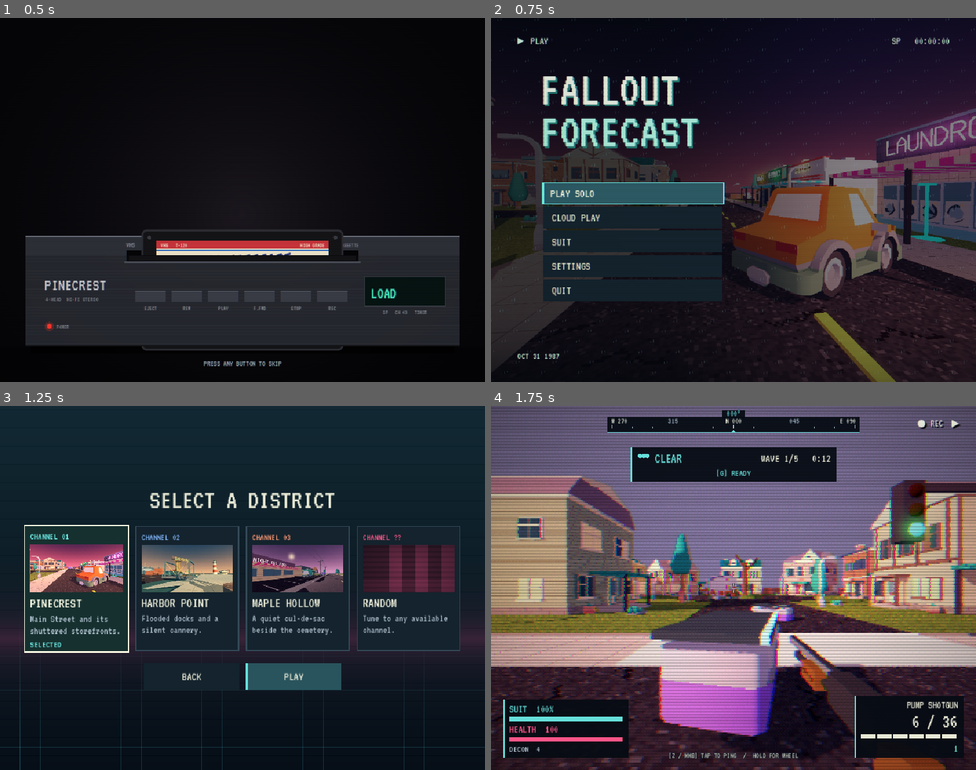
Above: before the commit, frames 1-4 (two rows, left to right).
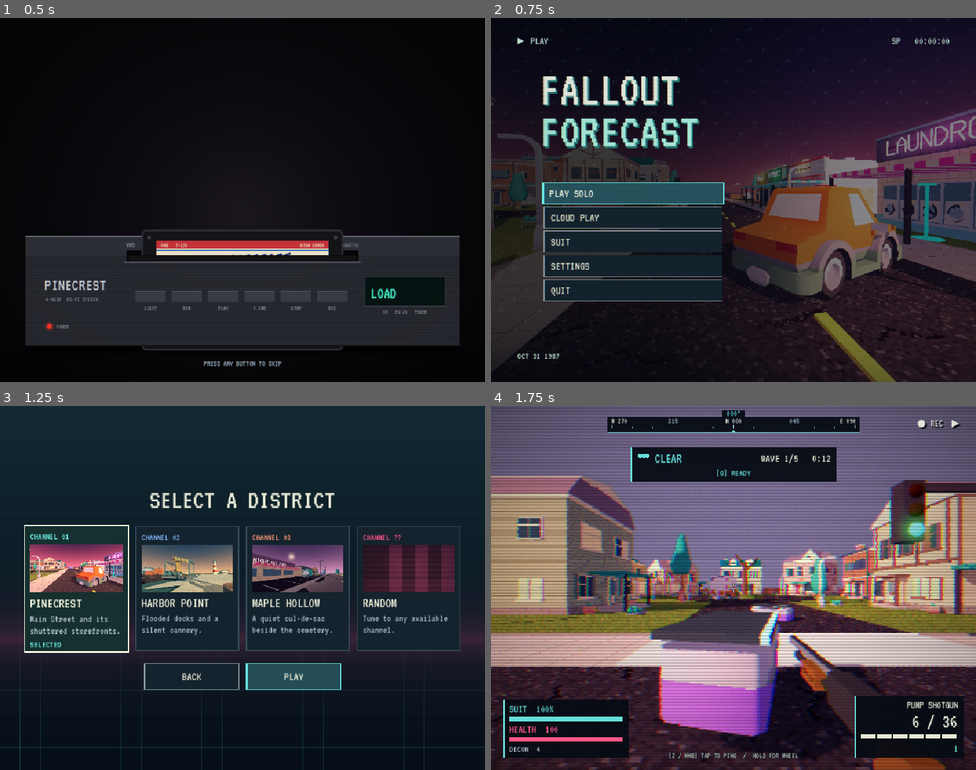
Above: after the commit, the same moments.

Repository: SamuelGrady/fallout-forecast
Game: Godot game, scene res://ui/title.tscn
The game is run twice, just before and just after one commit, with the same random seed, the same clock (stepped at 60 frames per second) and the same inputs. Sound files missing from this copy of the repository are replaced by a short silence.
Inputs (mouse positions are in pixels of both pictures, inside the frame that each line leads up to):
- Up to frame 1 (0.5 s): no input
- Up to frame 2 (0.75 s): tap Enter at 0.5 s; move the mouse to (840, 181) at 0.52 s; hold D (move_right) from 0.53 s (still down); hold Right mouse button (aim) from 0.53 s (still down); click (840, 181) at 0.67 s
- Up to frame 3 (1.25 s): keep holding D (move_right); keep holding Right mouse button (aim); tap Space (jump) at 0.77, 1.07 s
- Up to frame 4 (1.75 s): release D (move_right) at 1.25 s; release Right mouse button (aim) at 1.25 s; click "PLAY" at 1.25 s

Frame 1 is identical in both runs. In frame 2, 1.1% of the frame differs, in the area x 10-48%, y 47-78%; in frame 3, 0.2%; in frame 4, nothing differs.

Commit message:
UI theme: shared button/accent/LineEdit/scrollbar styles for the 4:3 VHS screens

Diff:
--- a/ui/broadcast_ui.gd
+++ b/ui/broadcast_ui.gd
@@ -25,40 +25,97 @@
 	result.default_font = FONT
 	result.default_font_size = 22
 	result.set_color("font_color", "Label", PAPER)
-	var focus := panel(Color.TRANSPARENT)
+	var focus := StyleBoxFlat.new()
+	focus.bg_color = Color.TRANSPARENT
+	focus.border_color = CYAN
 	focus.set_border_width_all(2)
 	focus.set_content_margin_all(0)
-	for type in ["Button", "CheckButton"]:
-		for state in ["normal", "hover", "pressed", "hover_pressed", "disabled"]:
+	for type: String in ["Button", "CheckButton"]:
+		var is_check := type == "CheckButton"
+		for state: String in ["normal", "hover", "pressed", "hover_pressed", "disabled"]:
 			var color := PANEL
+			var accent := CYAN if is_check else MUTED.darkened(0.2)
 			if state in ["hover", "hover_pressed"]:
-				color = Color("#274452")
+				color = Color("#24424f")
+				accent = CYAN
 			elif state == "pressed":
-				color = Color("#22404b")
+				color = Color("#1d3844")
+				accent = CYAN
 			elif state == "disabled":
 				color = INK
-			var style := panel(color, MUTED if state == "disabled" else CYAN)
-			style.set_content_margin_all(9)
-			style.content_margin_left = 16
-			style.content_margin_right = 16
+				accent = MUTED.darkened(0.45)
+			var style := _button_box(color, accent, 3 if is_check else 2, 5 if is_check else 7, 12 if is_check else 14)
 			result.set_stylebox(state, type, style)
 		result.set_stylebox("focus", type, focus)
 		result.set_color("font_color", type, PAPER)
 		result.set_color("font_focus_color", type, PAPER)
 		result.set_color("font_hover_color", type, CYAN)
-		result.set_color("font_disabled_color", type, MUTED.darkened(0.2))
-		result.set_font_size("font_size", type, 24)
-	result.set_stylebox("normal", "LineEdit", panel(PANEL, MUTED))
-	result.set_stylebox("focus", "LineEdit", focus)
+		result.set_color("font_pressed_color", type, CYAN)
+		result.set_color("font_hover_pressed_color", type, CYAN)
+		result.set_color("font_disabled_color", type, MUTED.darkened(0.25))
+		result.set_font_size("font_size", type, 22 if is_check else 24)
+	var edit_normal := _edit_box(Color("#0e1a26"), MUTED.darkened(0.15), 1, 3)
+	var edit_focus := _edit_box(Color("#132331"), CYAN, 2, 3)
+	var edit_readonly := _edit_box(INK, MUTED.darkened(0.4), 1, 3)
+	result.set_stylebox("normal", "LineEdit", edit_normal)
+	result.set_stylebox("focus", "LineEdit", edit_focus)
+	result.set_stylebox("read_only", "LineEdit", edit_readonly)
+	result.set_font_size("font_size", "LineEdit", 22)
 	result.set_color("font_color", "LineEdit", PAPER)
-	result.set_color("font_placeholder_color", "LineEdit", MUTED)
+	result.set_color("font_placeholder_color", "LineEdit", MUTED.darkened(0.15))
+	result.set_color("caret_color", "LineEdit", CYAN)
+	result.set_font("normal_font", "RichTextLabel", FONT)
+	result.set_font("bold_font", "RichTextLabel", FONT)
+	result.set_font_size("normal_font_size", "RichTextLabel", 20)
+	result.set_color("default_color", "RichTextLabel", PAPER)
 	result.set_stylebox("focus", "HSlider", focus)
+	var scroll_track := StyleBoxFlat.new()
+	scroll_track.bg_color = Color(PANEL, 0.6)
+	scroll_track.content_margin_left = 3
+	scroll_track.content_margin_right = 3
+	result.set_stylebox("scroll", "VScrollBar", scroll_track)
+	result.set_stylebox("scroll_focus", "VScrollBar", scroll_track)
+	for spec: Array in [["grabber", MUTED.darkened(0.35)], ["grabber_highlight", CYAN], ["grabber_pressed", PAPER]]:
+		var grab := StyleBoxFlat.new()
+		grab.bg_color = spec[1]
+		grab.content_margin_left = 3
+		grab.content_margin_right = 3
+		result.set_stylebox(spec[0], "VScrollBar", grab)
 	result.set_stylebox("panel", "PanelContainer", panel())
 	for spec in [["slider", PANEL], ["grabber_area", CYAN], ["grabber_area_highlight", PAPER]]:
 		var track := panel(spec[1], spec[1])
 		track.set_content_margin_all(3)
 		result.set_stylebox(spec[0], "HSlider", track)
 	return result
+
+
+static func _button_box(bg: Color, accent: Color, left_width: int, pad_y: int, pad_x: int) -> StyleBoxFlat:
+	var style := StyleBoxFlat.new()
+	style.bg_color = bg
+	style.border_color = accent
+	style.border_width_left = left_width
+	style.border_width_top = 1
+	style.border_width_right = 1
+	style.border_width_bottom = 1
+	style.content_margin_top = pad_y
+	style.content_margin_bottom = pad_y
+	style.content_margin_left = pad_x
+	style.content_margin_right = pad_x
+	return style
+
+
+static func _edit_box(bg: Color, border: Color, border_all: int, border_left: int) -> StyleBoxFlat:
+	var style := StyleBoxFlat.new()
+	style.bg_color = bg
+	style.border_color = border
+	style.set_border_width_all(border_all)
+	style.border_width_left = border_left
+	style.content_margin_left = 10
+	style.content_margin_right = 10
+	style.content_margin_top = 6
+	style.content_margin_bottom = 6
+	return style
+
 
 static func text(label: Label, font_size: int, color := PAPER, outline := 0) -> void:
 	label.mouse_filter = Control.MOUSE_FILTER_IGNORE
@@ -146,15 +203,30 @@
 
 
 static func button_role(button: Button, primary := false, quiet := false) -> void:
-	var style := panel(Color("#29545d") if primary else Color("#14232d"))
-	style.border_width_left = 4 if primary else 0
-	style.set_content_margin_all(9)
-	style.content_margin_left = 16
-	style.content_margin_right = 16
-	if quiet:
-		style.bg_color.a = 0.15
-		button.add_theme_font_size_override("font_size", 20)
-	button.add_theme_stylebox_override("normal", style)
+	var pad_y := 5 if quiet else 7
+	var pad_x := 11 if quiet else 14
+	var left_w := 4 if primary else (2 if quiet else 3)
+	var normal_bg := Color("#244d57") if primary else (Color(PANEL, 0.55) if quiet else PANEL)
+	var hover_bg := Color("#2f626e") if primary else Color("#24424f", 0.95 if quiet else 1.0)
+	var press_bg := Color("#1c3e47") if primary else Color("#1d3844")
+	var normal_border := CYAN if primary else MUTED.darkened(0.35 if quiet else 0.2)
+	button.add_theme_stylebox_override("normal", _button_box(normal_bg, normal_border, left_w, pad_y, pad_x))
+	button.add_theme_stylebox_override("hover", _button_box(hover_bg, CYAN, left_w, pad_y, pad_x))
+	button.add_theme_stylebox_override("pressed", _button_box(press_bg, CYAN, left_w, pad_y, pad_x))
+	button.add_theme_stylebox_override("disabled", _button_box(Color(INK, 0.65 if quiet else 1.0), MUTED.darkened(0.45), left_w, pad_y, pad_x))
+	button.add_theme_font_size_override("font_size", 20 if quiet else 24)
+
+
+static func button_accent(button: Button, accent: Color, quiet := false) -> void:
+	var pad_y := 5 if quiet else 7
+	var pad_x := 11 if quiet else 14
+	var base := accent.darkened(0.76)
+	button.add_theme_stylebox_override("normal", _button_box(base, accent, 3, pad_y, pad_x))
+	button.add_theme_stylebox_override("hover", _button_box(accent.darkened(0.66), accent, 3, pad_y, pad_x))
+	button.add_theme_stylebox_override("pressed", _button_box(accent.darkened(0.82), accent, 3, pad_y, pad_x))
+	button.add_theme_stylebox_override("disabled", _button_box(INK, MUTED.darkened(0.45), 3, pad_y, pad_x))
+	button.add_theme_color_override("font_hover_color", accent)
+	button.add_theme_font_size_override("font_size", 20 if quiet else 24)
 
 
 static func input_hint(action: String) -> String:
